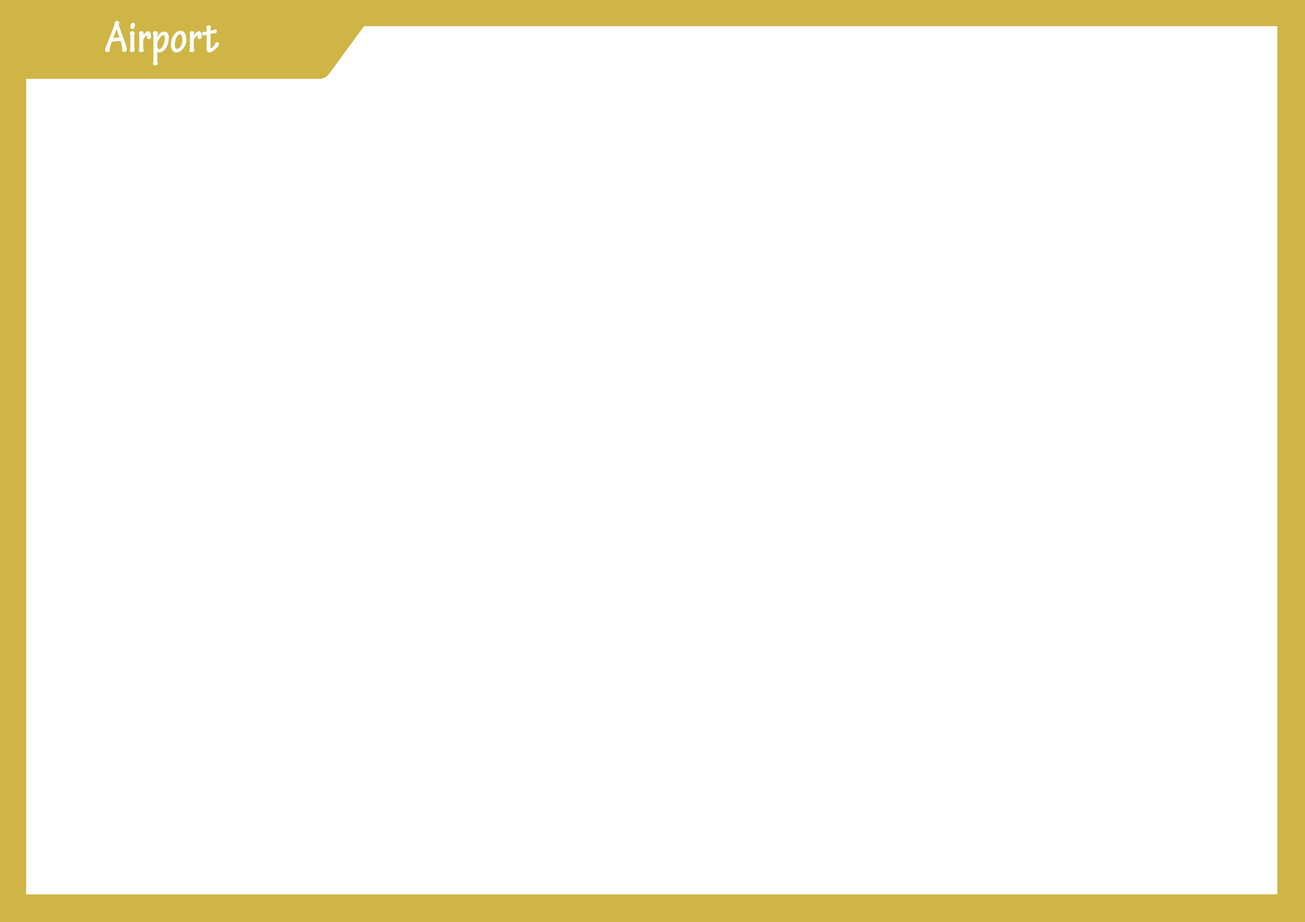
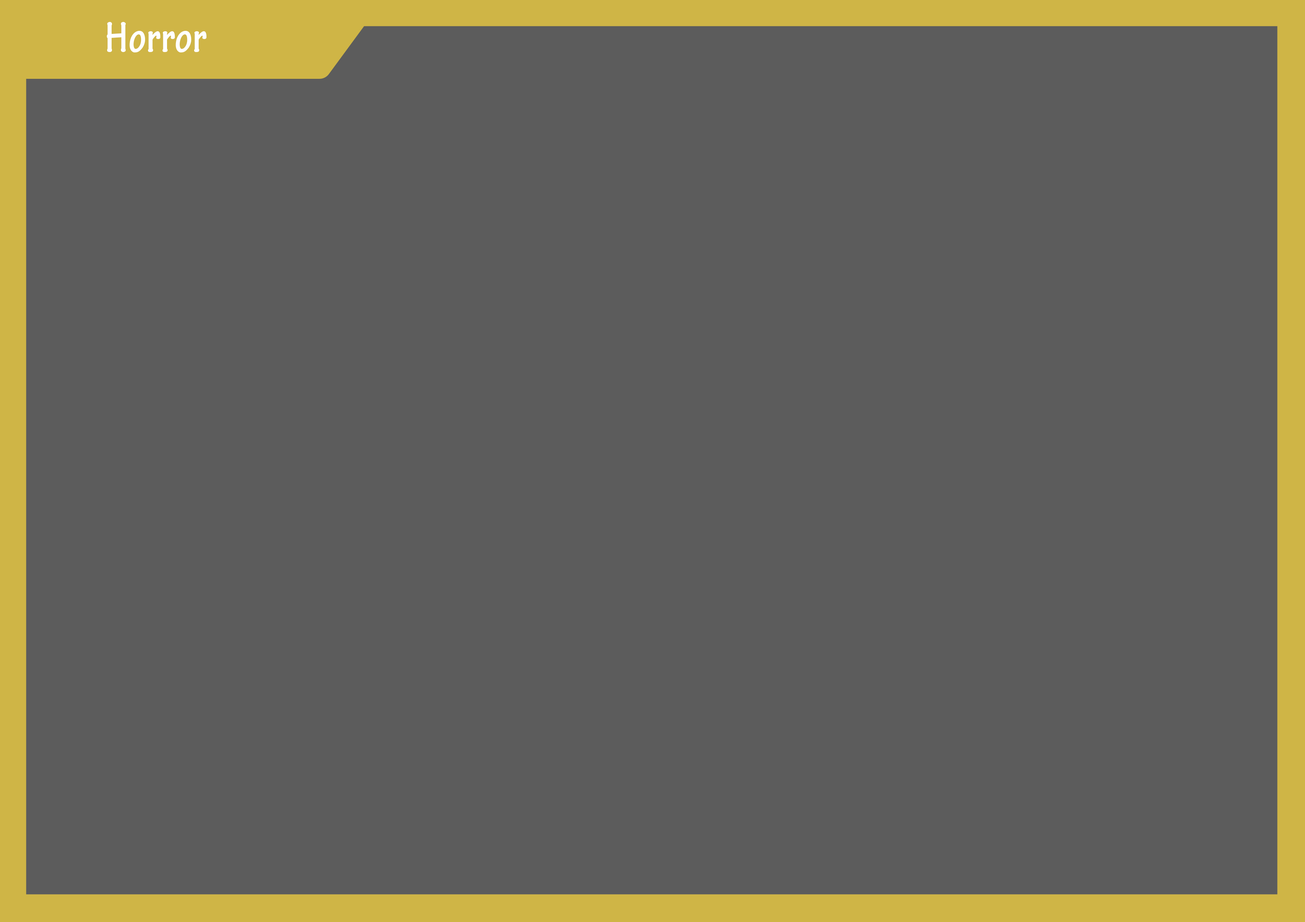
Revision of a layered 1305x922 image; what changed, layer by layer:
renamed "Airport" to "Horror", painted on it over [104, 20, 220, 66]
added layer "Layer 2" over [26, 20, 1278, 895]
